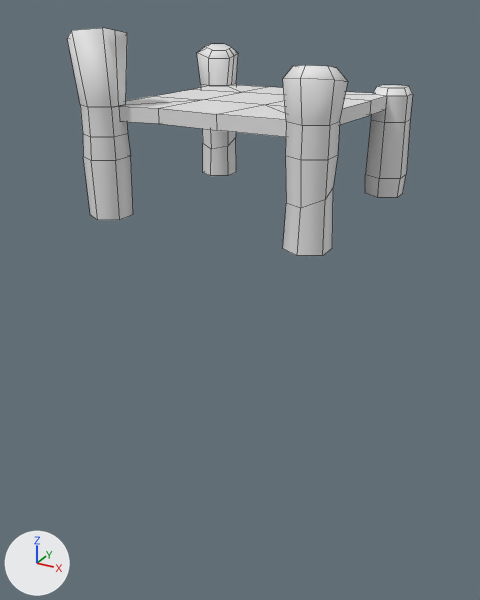
The Blender file src/assets/models/blends/dock_medium_2m.blend as it was, and as the next commit left it.
The view is the same before and after, from a 50 mm lens placed at (5.98, -11.5, 1.72), pointed at (-0.18, -0.3, -3.88). Lighting does not change. The marker at lower left points along +X, +Y and +Z. The first picture is the older version. Mesh edges are drawn as thin lines.

In view in the first picture: 'pillar.001', 'pillar.002', 'pillar.003', 'pillar.004', 'platform', 'top', 'top.001', 'top.002' and 1 more.
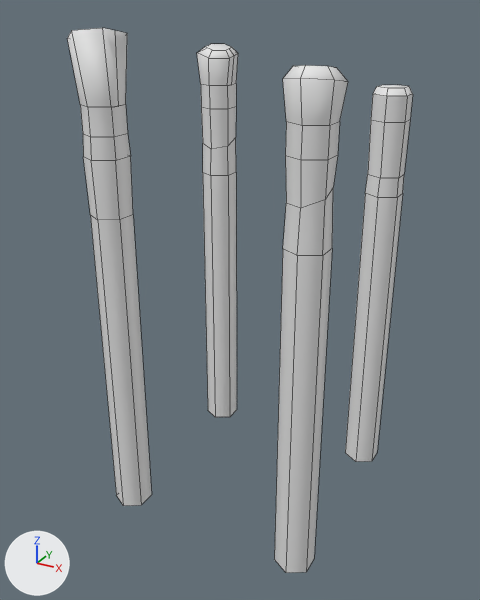
Location of each change, (x1, y1, x2, y2) in pixels of the pictures (480 x 600 px):
'post_bottom1', added: after (274, 249, 332, 573)
'post_bottom2', added: after (90, 215, 152, 506)
'post_bottom4', added: after (345, 194, 403, 462)
'post_bottom3', added: after (203, 173, 237, 417)
'platform', deleted: before (119, 85, 387, 137)

The change, as a list of edits to the scene's bpy script:
```text
Add me_cylinder_013:
    me_cylinder_013.from_pydata([(-2.0, 2.4, -1.85), (-1.65, 2.2, -1.85), (-1.65, 1.8, -1.85), (-2.0, 1.6, -1.85), (-2.35, 1.8, -1.85), (-2.35, 2.2, -1.85), (-2.0, 2.4, -8.47), (-1.65, 2.2, -8.47), (-1.65, 1.8, -8.47), (-2.0, 1.6, -8.47), (-2.35, 1.8, -8.47), (-2.35, 2.2, -8.47)], [], [(3, 4, 10, 9), (0, 1, 7, 6), (4, 5, 11, 10), (1, 2, 8, 7), (2, 3, 9, 8), (5, 0, 6, 11)])
    me_cylinder_013.polygons.foreach_set('use_smooth', [True] * 6)
Add me_cylinder_012:
    me_cylinder_012.from_pydata([(-2.0, -1.61, -1.85), (-1.65, -1.81, -1.85), (-1.65, -2.21, -1.85), (-2.0, -2.41, -1.85), (-2.35, -2.21, -1.85), (-2.35, -1.81, -1.85), (-2.0, -1.61, -8.47), (-1.65, -1.81, -8.47), (-1.65, -2.21, -8.47), (-2.0, -2.41, -8.47), (-2.35, -2.21, -8.47), (-2.35, -1.81, -8.47)], [], [(1, 2, 8, 7), (2, 3, 9, 8), (5, 0, 6, 11), (3, 4, 10, 9), (0, 1, 7, 6), (4, 5, 11, 10)])
    me_cylinder_012.polygons.foreach_set('use_smooth', [True] * 6)
Add me_cylinder_011:
    me_cylinder_011.from_pydata([(2.01, 2.4, -1.85), (2.36, 2.2, -1.85), (2.36, 1.8, -1.85), (2.01, 1.6, -1.85), (1.66, 1.8, -1.85), (1.66, 2.2, -1.85), (2.01, 2.4, -8.47), (2.36, 2.2, -8.47), (2.36, 1.8, -8.47), (2.01, 1.6, -8.47), (1.66, 1.8, -8.47), (1.66, 2.2, -8.47)], [], [(0, 1, 7, 6), (2, 3, 9, 8), (4, 5, 11, 10), (5, 0, 6, 11), (3, 4, 10, 9), (1, 2, 8, 7)])
    me_cylinder_011.polygons.foreach_set('use_smooth', [True] * 6)
Add me_cylinder_010:
    me_cylinder_010.from_pydata([(2.01, -1.61, -1.85), (2.36, -1.81, -1.85), (2.36, -2.21, -1.85), (2.01, -2.41, -1.85), (1.66, -2.21, -1.85), (1.66, -1.81, -1.85), (2.01, -1.61, -8.47), (2.36, -1.81, -8.47), (2.36, -2.21, -8.47), (2.01, -2.41, -8.47), (1.66, -2.21, -8.47), (1.66, -1.81, -8.47)], [], [(0, 1, 7, 6), (2, 3, 9, 8), (4, 5, 11, 10), (5, 0, 6, 11), (3, 4, 10, 9), (1, 2, 8, 7)])
    me_cylinder_010.polygons.foreach_set('use_smooth', [True] * 6)
Remove ob_platform:
    ob_platform = bpy.data.objects.new('platform', me_cylinder_001)
    ob_platform.location = (0.0, 0.0, 0.0)
Add ob_post_bottom3:
    ob_post_bottom3 = bpy.data.objects.new('post_bottom3', me_cylinder_013)
    ob_post_bottom3.location = (0.0, 0.0, 0.0)
Add ob_post_bottom2:
    ob_post_bottom2 = bpy.data.objects.new('post_bottom2', me_cylinder_012)
    ob_post_bottom2.location = (0.0, 0.0, 0.0)
Add ob_post_bottom4:
    ob_post_bottom4 = bpy.data.objects.new('post_bottom4', me_cylinder_011)
    ob_post_bottom4.location = (0.0, 0.0, 0.0)
Add ob_post_bottom1:
    ob_post_bottom1 = bpy.data.objects.new('post_bottom1', me_cylinder_010)
    ob_post_bottom1.location = (0.0, 0.0, 0.0)
```
